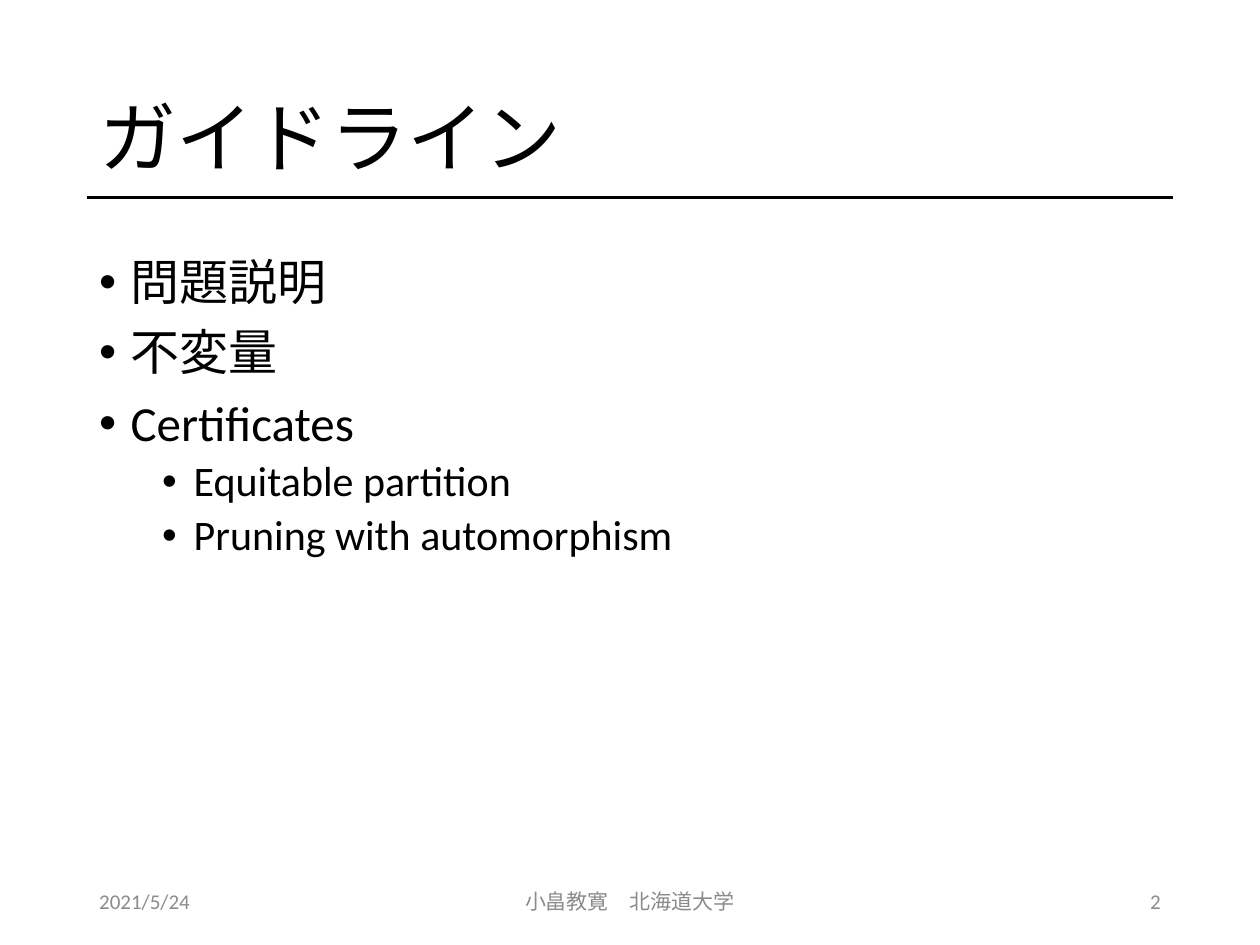
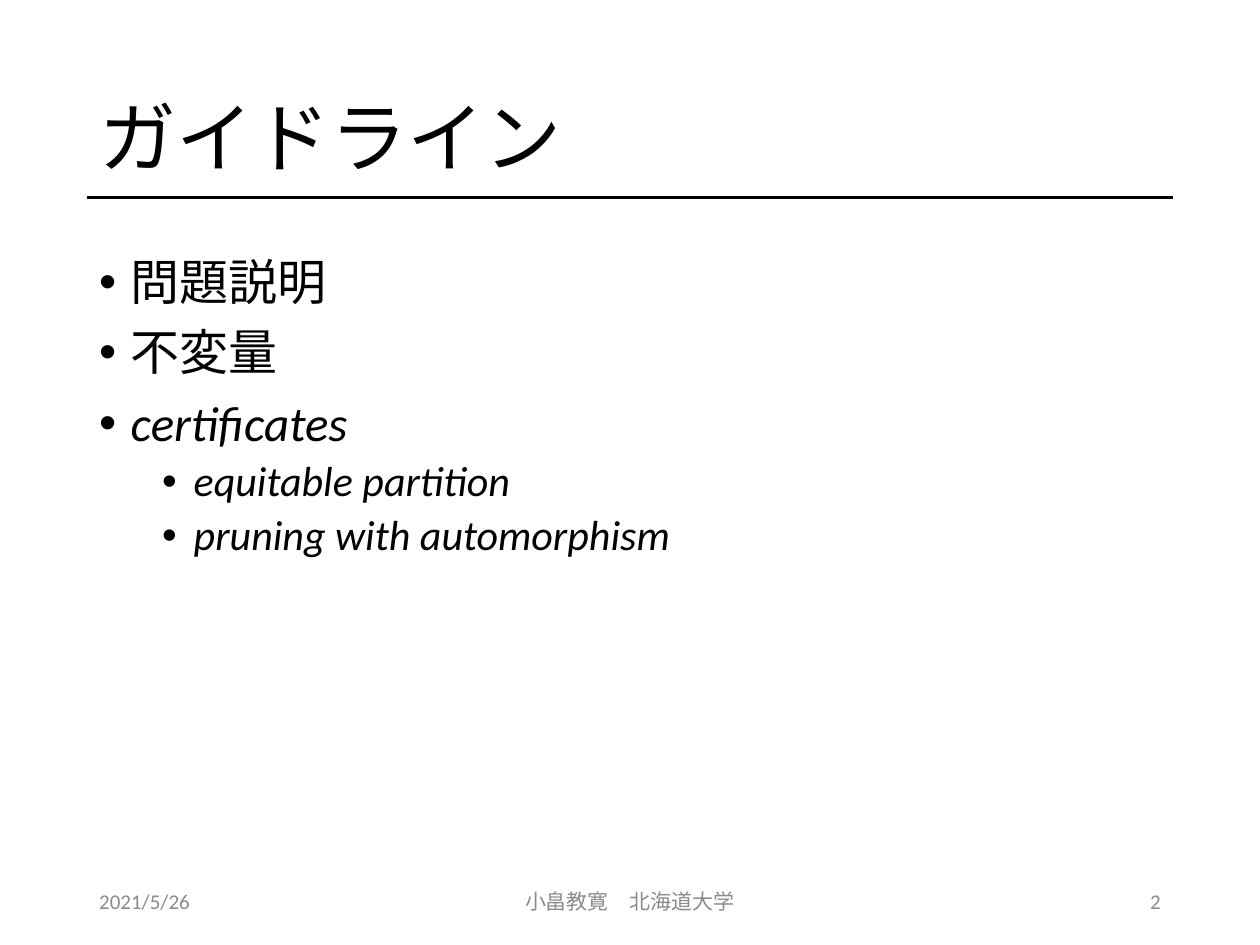
Before and after one commit to obatakyoukan/isomorphism, a slide deck: slide 2 of Isomorphism.pptx. Drawn at 1260x945 pixels with LibreOffice and Linux fonts; fonts in the diff are those of the drawing. Boxes give left, top, right and bottom in pixels: in the first picture for what was removed or moved away, otherwise in the second. Text is boxed around its words. In the diff, an @@ line names an element or a change of style, - is before the commit and + after.

Commit message:
スライドの修正

```diff
--- a/Isomorphism.pptx
+++ b/Isomorphism.pptx
@@ text at (131, 407, 670, 558): text changed; italic on @@
-• Certificates
-  • Equitable partition
-  • Pruning with automorphism
+• certificates
+  • equitable partition
+  • pruning with automorphism
@@ text at (99, 894, 190, 910): text changed @@
-2021/5/24
+2021/5/26
```
Also in this commit, not shown: 19 other slides changed, 13 slides added.
